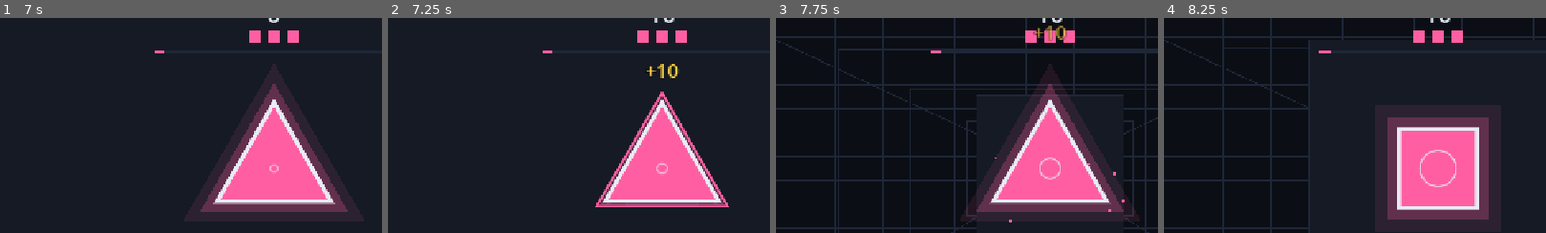
Above: before the commit, frames 1-4 (left to right).
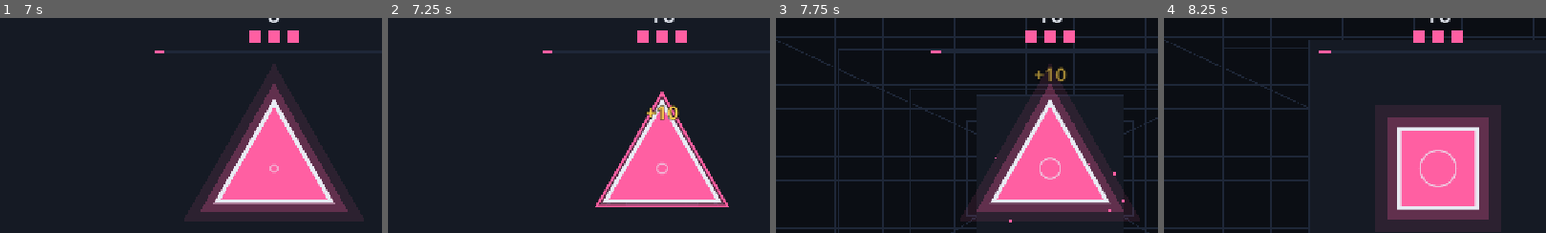
Above: after the commit, the same moments.

Repository: iladin/game-off-2026
Game: Godot game, scene res://main.tscn
The game is run twice, just before and just after one commit, with the same random seed, the same clock (stepped at 60 frames per second) and the same inputs.
Inputs (mouse positions are % of the whole screen's width and height, from its top left):
- Up to frame 1 (7 s): tap Enter (ui_accept) at 0.5, 0.77, 3.5, 3.77, 6.77 s; move the mouse to (45, 70) at 0.52 s; hold Up 0.53-1.25 s; tap Space at 0.6 s; click (45, 70) at 0.67 s; click "< HUB" at 1.25 s; click "SOUND ON" at 2 s; click "SOUND OFF" at 2.75 s; move the mouse to (80, 65) at 3.52 s; hold Up 3.53-4.25 s; tap Shift at 3.6 s; click "SOUND ON" at 4.25 s; click "SOUND OFF" at 5 s; move the mouse to (20, 35) at 5.77 s; hold Left (ui_left) from 5.78 s (still down); tap F at 5.85 s; move the mouse to (55, 50) at 6.52 s; tap J at 6.6 s; click (55, 50) at 6.67 s
- Up to frame 2 (7.25 s): keep holding Left (ui_left)
- Up to frame 3 (7.75 s): keep holding Left (ui_left); move the mouse to (35, 25) at 7.27 s; tap H at 7.35 s; tap Enter (ui_accept) at 7.52 s
- Up to frame 4 (8.25 s): move the mouse to (72, 45) at 8.02 s; release Left (ui_left) at 8.03 s; hold Right (ui_right) from 8.03 s (still down); tap M at 8.1 s
The pictures show only the part of the screen within x 14-64%, y 7-57%; the shares and areas given below are measured in that part.

Frame 1 is identical in both runs. In frame 2, 0.6% of the frame differs, in the area x 67-77%, y 21-48%; in frame 3, 0.6%; in frame 4, nothing differs.

Commit message:
Shapeshifter: keep the +N popup below the HUD band (T-0004)
The pass popup spawned at VP - 150 (y 150) and rose 70 px, so its label top ended
at y 48, inside the life squares / progress band (y 60-110). It now spawns at
VP - POPUP_RISE_Y (80) = y 220; the label top ends at y 118. Rules unchanged.

accept: no +N popup overlaps y 60-110 in shots 240, 600, 900: PASS (QA: frame 240
glyphs y 145-172; extra frame 270 at the end of the rise, glyphs y 125-155; 600 no
popup). ./scripts/check.sh shapeshifter: PASS.

Built by Claude Sonnet (Gameplay Engineer), verified by QA Lead. Studio run R0004.

Co-Authored-By: Claude Opus 5.5 <noreply@anthropic.com>
Claude-Session: https://claude.ai/code/session_016YmgZm36qF5FTXAG5tps1Y

Diff:
--- a/games/shapeshifter/game.gd
+++ b/games/shapeshifter/game.gd
@@ -2,6 +2,8 @@
 ## Shapeshifter: become the shape of the hole before the wall reaches you.
 ## Left/Up/Right (A/W/D) or the three bottom buttons = circle/triangle/square.
 
+# popup spawns this far above VP; it rises 70 and its label is 32 tall, so top stays below the HUD band (y 110)
+const POPUP_RISE_Y: float = 80.0
 const Rules := preload("res://games/shapeshifter/rules.gd")
 const TD := preload("res://games/shapeshifter/tunnel_draw.gd")
 
@@ -234,7 +236,7 @@
 	w.out_t = 0.0
 	Synth.sfx("coin", pow(2.0, mini(streak, 12) / 12.0))
 	Juice.burst(self, TD.VP, TD.ACCENT)
-	Juice.popup(self, TD.VP - Vector2(0, 150), "+%d" % pts, TD.GOOD)
+	Juice.popup(self, TD.VP - Vector2(0, POPUP_RISE_Y), "+%d" % pts, TD.GOOD)
 	if streak % Rules.MULT_EVERY == 0 and Rules.multiplier(streak) < Rules.MULT_MAX + 1 and streak <= Rules.MULT_EVERY * (Rules.MULT_MAX - 1):
 		Juice.flash(Color(1, 1, 1, 0.15), 0.1)
 		Juice.popup(self, TD.VP + Vector2(0, 170), "X%d" % Rules.multiplier(streak), TD.GOOD)
